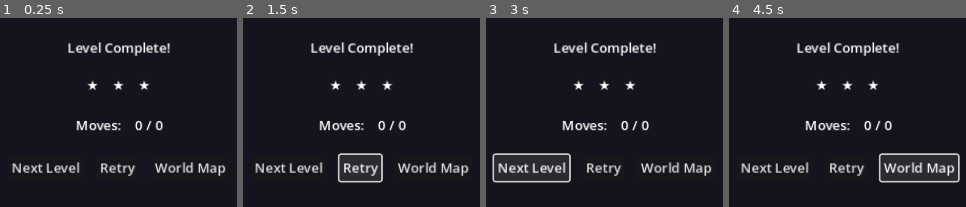
Above: before the commit, frames 1-4 (left to right).
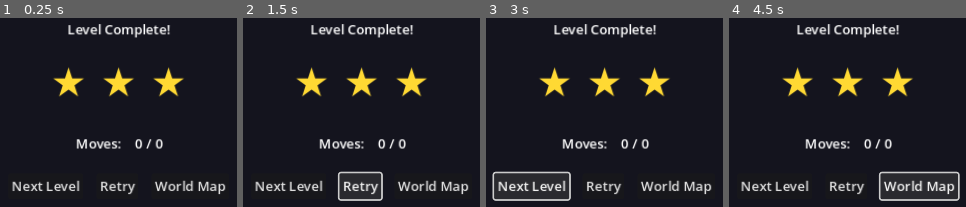
Above: after the commit, the same moments.

Repository: gracetyy/nekodash
Game: Godot game, scene res://scenes/ui/level_complete.tscn
The game is run twice, just before and just after one commit, with the same random seed, the same clock (stepped at 60 frames per second) and the same inputs. This scene is started directly instead of the project's main scene.
Inputs:
- Up to frame 1 (0.25 s): no input
- Up to frame 2 (1.5 s): click "Retry" at 0.5 s; click "Retry" at 1.25 s
- Up to frame 3 (3 s): click "Retry" at 2 s; click "Next Level" at 2.75 s
- Up to frame 4 (4.5 s): click "Next Level" at 3.5 s; click "World Map" at 4.25 s

The runs differ from the first frame. In frame 1, 12% of the frame differs, in the area x 5-96%, y 3-94%; in frame 2, 14%; in frame 3, 14%; in frame 4, 14%, in the area x 5-98%, y 3-97%.

Commit message:
feat: star icon enlarge recolor

Diff:
--- a/scenes/ui/level_complete.tscn
+++ b/scenes/ui/level_complete.tscn
@@ -52,16 +52,22 @@
 layout_mode = 2
 text = "★"
 horizontal_alignment = 1
+theme_override_font_sizes/font_size = 48
+theme_override_colors/font_color = Color(1.0, 0.85, 0.2, 1.0)
 
 [node name="Star2" type="Label" parent="MarginContainer/VBox/StarRow"]
 layout_mode = 2
 text = "★"
 horizontal_alignment = 1
+theme_override_font_sizes/font_size = 48
+theme_override_colors/font_color = Color(1.0, 0.85, 0.2, 1.0)
 
 [node name="Star3" type="Label" parent="MarginContainer/VBox/StarRow"]
 layout_mode = 2
 text = "★"
 horizontal_alignment = 1
+theme_override_font_sizes/font_size = 48
+theme_override_colors/font_color = Color(1.0, 0.85, 0.2, 1.0)
 
 [node name="StarSentinel" type="Label" parent="MarginContainer/VBox/StarRow"]
 visible = false
--- a/src/ui/level_complete_screen.gd
+++ b/src/ui/level_complete_screen.gd
@@ -17,8 +17,11 @@
 # Constants
 # —————————————————————————————————————————————
 
-## Alpha for unearned star icons (dimmed).
-const DIMMED_STAR_ALPHA: float = 0.3
+## Gold color for earned stars.
+const STAR_EARNED_COLOR: Color = Color(1.0, 0.85, 0.2, 1.0)
+
+## Grey color for unearned stars.
+const STAR_UNEARNED_COLOR: Color = Color(0.5, 0.5, 0.5, 1.0)
 
 
 # —————————————————————————————————————————————
@@ -237,10 +240,10 @@
 	for i: int in range(_star_nodes.size()):
 		if i < stars:
 			_star_nodes[i].visible = true
-			_star_nodes[i].modulate = Color.WHITE # filled
+			_star_nodes[i].modulate = STAR_EARNED_COLOR
 		else:
 			_star_nodes[i].visible = true
-			_star_nodes[i].modulate = Color(1.0, 1.0, 1.0, DIMMED_STAR_ALPHA) # dimmed
+			_star_nodes[i].modulate = STAR_UNEARNED_COLOR
 
 
 ## Updates the move count label. Handles minimum_moves == 0.
--- a/tests/test_level_complete_screen.gd
+++ b/tests/test_level_complete_screen.gd
@@ -7,11 +7,11 @@
 ## Acceptance criteria cross-ref: design/gdd/level-complete-screen.md
 extends GutTest
 
-## Matches LevelCompleteScreen.DIMMED_STAR_ALPHA — duplicated here because
-## GUT may load test scripts before Godot registers the class_name.
-const DIMMED_STAR_ALPHA: float = 0.3
-
-var _screen: Control  # LevelCompleteScreen instance under test
+## Matches LevelCompleteScreen star color constants.
+const STAR_EARNED_COLOR: Color = Color(1.0, 0.85, 0.2, 1.0)
+const STAR_UNEARNED_COLOR: Color = Color(0.5, 0.5, 0.5, 1.0)
+
+var _screen: Control # LevelCompleteScreen instance under test
 
 # Mock UI nodes
 var _level_name_label: Label
@@ -221,48 +221,48 @@
 
 func test_three_stars_all_bright() -> void:
 	_init_screen({"stars": 3})
-	assert_eq(_star_1.modulate, Color.WHITE)
-	assert_eq(_star_2.modulate, Color.WHITE)
-	assert_eq(_star_3.modulate, Color.WHITE)
+	assert_eq(_star_1.modulate, STAR_EARNED_COLOR)
+	assert_eq(_star_2.modulate, STAR_EARNED_COLOR)
+	assert_eq(_star_3.modulate, STAR_EARNED_COLOR)
 
 
 func test_two_stars_two_bright_one_dim() -> void:
 	_init_screen({"stars": 2})
-	assert_eq(_star_1.modulate, Color.WHITE)
-	assert_eq(_star_2.modulate, Color.WHITE)
-	assert_eq(_star_3.modulate, Color(1.0, 1.0, 1.0, DIMMED_STAR_ALPHA))
+	assert_eq(_star_1.modulate, STAR_EARNED_COLOR)
+	assert_eq(_star_2.modulate, STAR_EARNED_COLOR)
+	assert_eq(_star_3.modulate, STAR_UNEARNED_COLOR)
 
 
 func test_one_star_one_bright_two_dim() -> void:
 	_init_screen({"stars": 1})
-	assert_eq(_star_1.modulate, Color.WHITE)
-	assert_eq(_star_2.modulate, Color(1.0, 1.0, 1.0, DIMMED_STAR_ALPHA))
-	assert_eq(_star_3.modulate, Color(1.0, 1.0, 1.0, DIMMED_STAR_ALPHA))
+	assert_eq(_star_1.modulate, STAR_EARNED_COLOR)
+	assert_eq(_star_2.modulate, STAR_UNEARNED_COLOR)
+	assert_eq(_star_3.modulate, STAR_UNEARNED_COLOR)
 
 
 func test_zero_stars_all_dim() -> void:
 	_init_screen({"stars": 0})
-	assert_eq(_star_1.modulate, Color(1.0, 1.0, 1.0, DIMMED_STAR_ALPHA))
-	assert_eq(_star_2.modulate, Color(1.0, 1.0, 1.0, DIMMED_STAR_ALPHA))
-	assert_eq(_star_3.modulate, Color(1.0, 1.0, 1.0, DIMMED_STAR_ALPHA))
+	assert_eq(_star_1.modulate, STAR_UNEARNED_COLOR)
+	assert_eq(_star_2.modulate, STAR_UNEARNED_COLOR)
+	assert_eq(_star_3.modulate, STAR_UNEARNED_COLOR)
 
 
 func test_sentinel_stars_hides_star_nodes() -> void:
-	_init_screen({"stars": -1})
+	_init_screen({"stars": - 1})
 	assert_false(_star_1.visible)
 	assert_false(_star_2.visible)
 	assert_false(_star_3.visible)
 
 
 func test_sentinel_stars_shows_question_mark() -> void:
-	_init_screen({"stars": -1})
+	_init_screen({"stars": - 1})
 	assert_true(_star_sentinel.visible)
 	assert_eq(_star_sentinel.text, "?")
 
 
 func test_normal_stars_hides_sentinel() -> void:
 	# First show sentinel
-	_init_screen({"stars": -1})
+	_init_screen({"stars": - 1})
 	assert_true(_star_sentinel.visible)
 	# Then normal stars
 	_screen.receive_scene_params(_standard_params({"stars": 2}))
